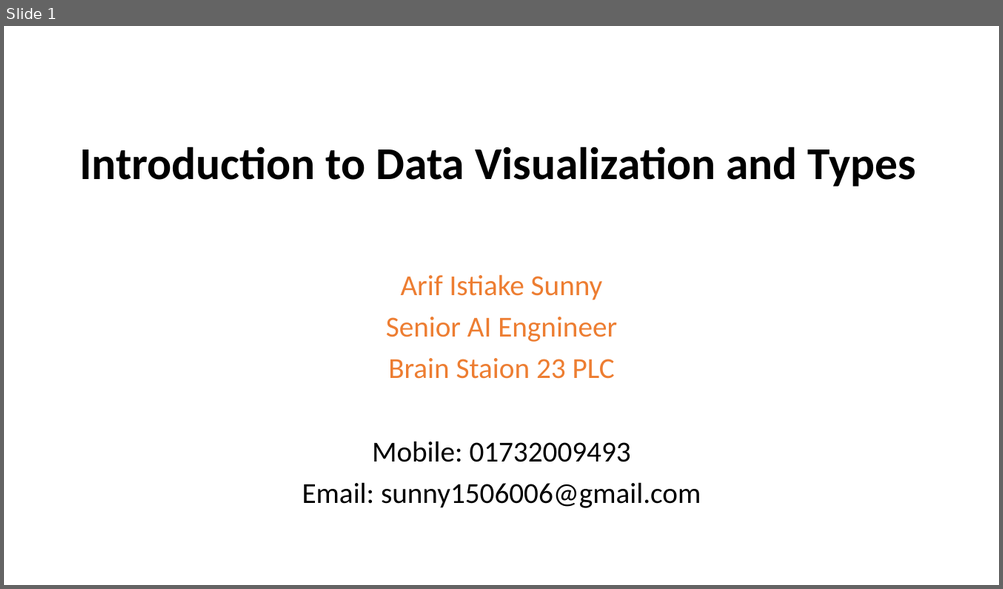
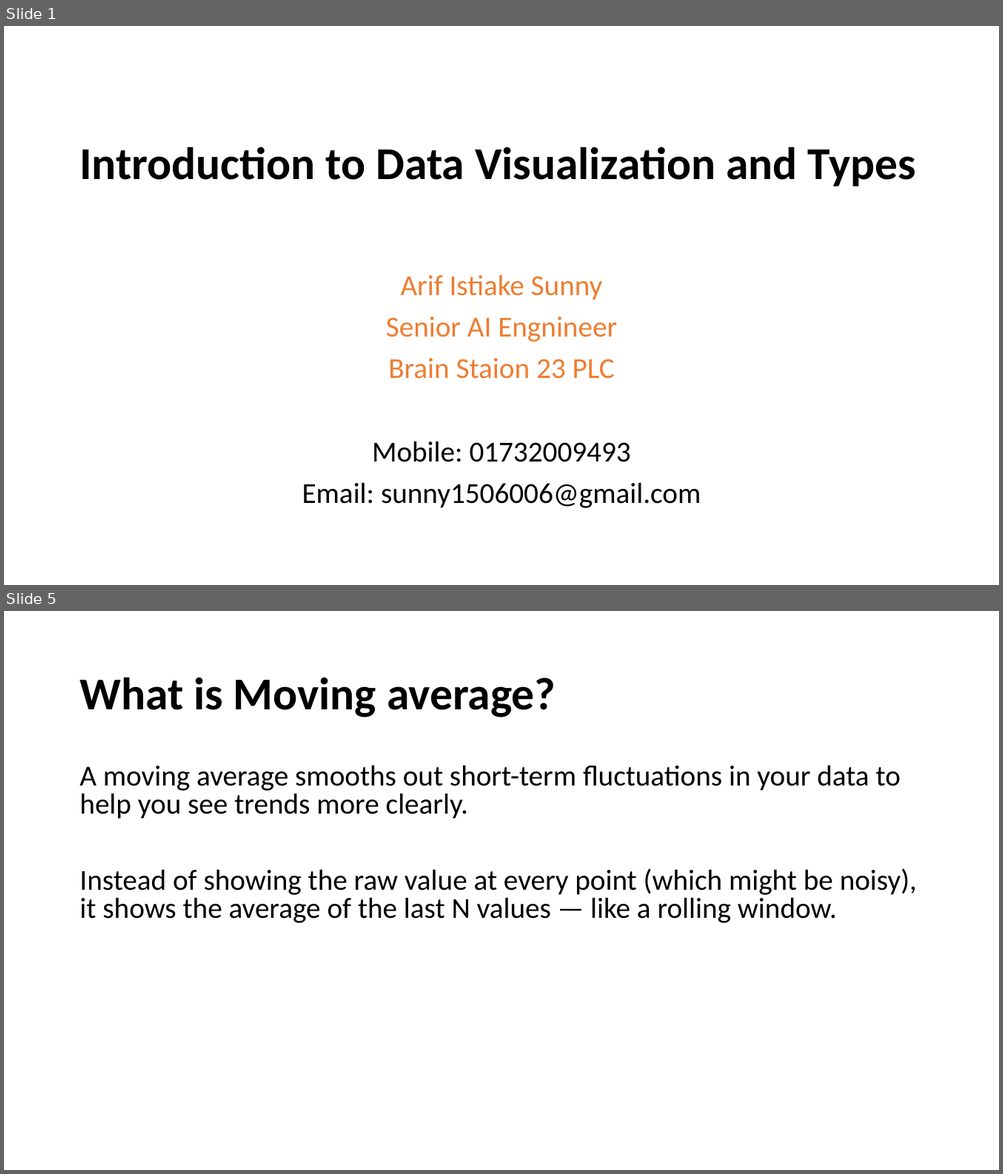
Before and after one commit to nahidniloy14/Data-Visualization, a slide deck: Introduction to Data Visualization and Types.pptx. Shown one above the other, each under a label of ours: slide 1 before the commit, slides 1 and 5 after it; the slides between them are not shown. The pictures are 1003x589 and 1003x1174 pixels, drawn with LibreOffice and Linux fonts; fonts in the diff are those of the drawing. Boxes give left, top, right and bottom in pixels: in the first picture for what was removed or moved away, otherwise in the second. Text is boxed around its words. In the diff, an @@ line names an element or a change of style, - is before the commit and + after.

```diff
--- a/Introduction to Data Visualization and Types.pptx
+++ b/Introduction to Data Visualization and Types.pptx
@@ slide 5 added at bbox=[4, 611, 999, 1170], background #FFFFFF @@
@@ title added at bbox=[79, 677, 555, 718], 44 pt, text #000000, bold @@
+What is Moving average?
@@ text added at bbox=[79, 765, 916, 923], 28 pt, text #000000 @@
+A moving average smooths out short-term fluctuations in your data to help you see trends more clearly.
+Instead of showing the raw value at every point (which might be noisy), it shows the average of the last N values — like a rolling window.
```
Also in this commit, not shown: 1 slide changed, 7 other slides added, 11 slides removed, 3 other files.
